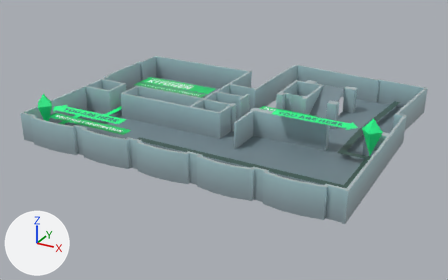
Renders of the glTF model navigate.glb from each side of a commit.
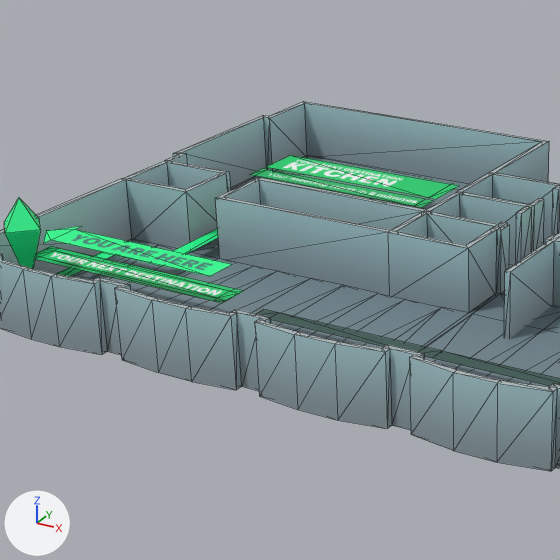
Each version is shown whole from a camera (50 mm lens) standing at (0.01245, -0.02306, 0.01162) and looking at (-0.00038, 0.00028, -0.00005), then close up on the part from 8% to 57% of the width and 6% to 84% of the height. The axes (+X, +Y, +Z) are drawn at lower left. The lights are the same throughout. The close-ups show mesh edges as thin lines. Vertices at the same position are counted once.

The older version as bpy lines, for what is in view:
```python
me_cube_011 = bpy.data.meshes.new('Cube.011')
me_cube_011.from_pydata(...)  # 836 vertices, 1490 faces; spans x -0.00755..0.00732, y -0.0055..0.00721, z -0.00059..0.00268
me_cube_011.materials.append(mat_m_env_xrstudio)  # picture img_t_navigate_bc
ob_sm_env_xrstudio_merged_resized = bpy.data.objects.new('SM_ENV_XRStudio_merged_resized', me_cube_011)
ob_sm_env_xrstudio_merged_resized.location = (0.0, 0.0, 0.0)
```
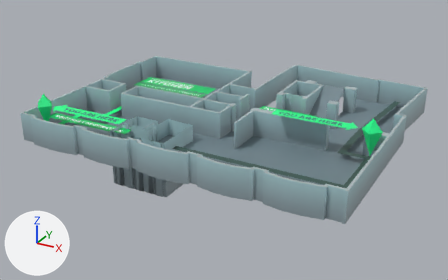
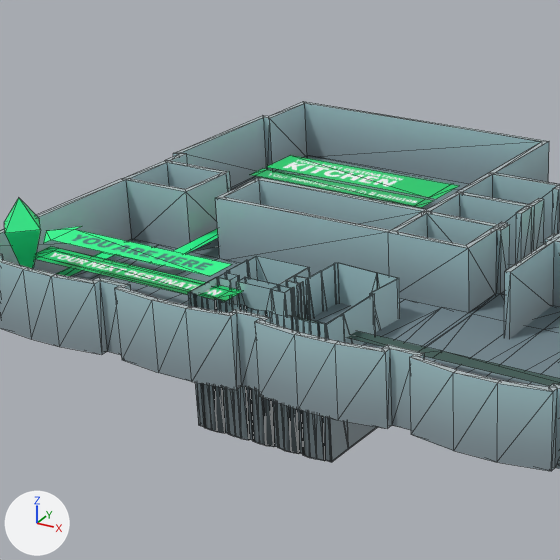
Diff of the bpy script that builds the scene:
```diff
--- a/navigate.glb.py
+++ b/navigate.glb.py
@@ me_cube_011 @@
 # used by ob_sm_env_xrstudio_merged_resized; location = (0.0, 0.0, 0.0)
-me_cube_011.from_pydata(...)  # 836 vertices, 1490 faces; spans x -0.00755..0.00732, y -0.0055..0.00721, z -0.00059..0.00268
+me_cube_011.from_pydata(...)  # 1145 vertices, 1942 faces; spans x -0.00755..0.00732, y -0.0055..0.00721, z -0.00106..0.00268
+# me_cube_011 part 1: a new loose piece of 309 vertices spanning x -0.0035..-0.00073, y -0.00418..-0.00181, z -0.00106..0.00142, in mat_m_env_xrstudio (picture img_t_navigate_bc)
 me_cube_011.materials.append(mat_m_env_xrstudio)
```

Changed parts and their boxes [x1, y1, x2, y2] in the close-ups (560 x 560 px):
part 1 of me_cube_011, added: after [188, 256, 400, 463]
